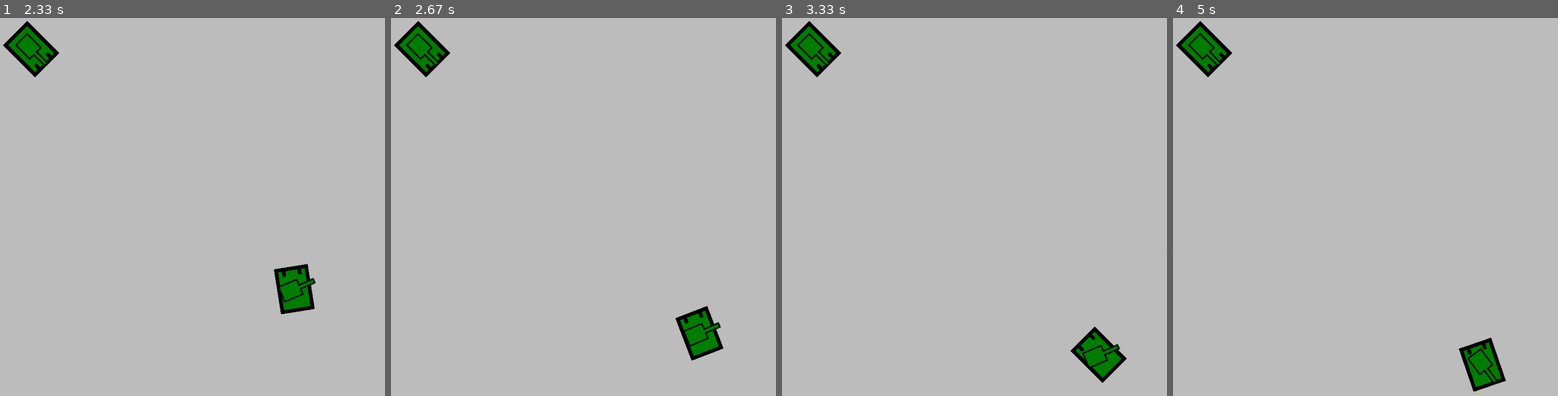
Above: before the commit, frames 1-4 (left to right).
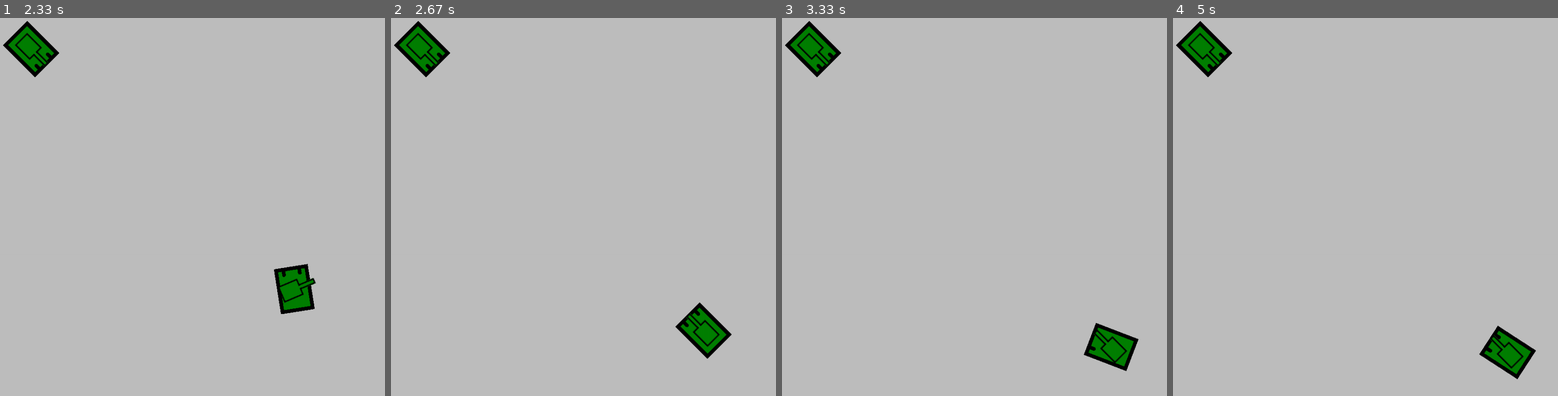
Above: after the commit, the same moments.

Repository: Tek0ver/pygame-sandbox
Game: pygame game, started from tank/tank.py
Two runs of this game, one before a commit and one after it. Both use one fixed random seed, a clock stepped at 60 frames per second and the inputs below.
Inputs:
- Up to frame 1 (2.33 s): tap S at 0.33 s; hold Right 0.67-1.13 s; hold D 0.67-1.13 s; hold Up 1.17-1.47 s; hold Right 1.5-1.97 s; hold D 1.5-1.97 s; hold Left from 2 s (still down)
- Up to frame 2 (2.67 s): release Left at 2.53 s; hold Down from 2.57 s (still down); hold S from 2.57 s (still down)
- Up to frame 3 (3.33 s): release Down at 2.87 s; release S at 2.87 s; hold Left 2.9-3.3 s
- Up to frame 4 (5 s): hold Up 3.33-3.7 s; hold Right 3.73-4.37 s; hold D 3.73-4.37 s; hold Down 4.4-4.77 s; hold S 4.4-4.77 s; hold Left from 4.8 s (still down)

Frame 1 is identical in both runs. In frame 2, 0.8% of the frame differs, in the area x 73-89%, y 75-91%; in frame 3, 1.3%; in frame 4, 1.9%, in the area x 74-95%, y 81-99%.

Commit message:
implement reset game

Diff:
--- a/tank/tank.py
+++ b/tank/tank.py
@@ -250,7 +250,6 @@
 
     def update(self):
 
-        print(self.tick)
         self.tick += 1
 
     def check(self):
@@ -265,26 +264,26 @@
 
     def __init__(self, score_to_win=10):
 
+        # Game parameters
+        self.score_to_win = score_to_win
+
+        # Game fix parameters
+        self.tank_00_spawn = (screen.get_width()*(4/5), screen.get_height()*(4/5))
+        self.tank_01_spawn = (screen.get_width()/5, screen.get_height()/5)
+
+        self.reset_tanks()
+
+    def reset_tanks(self):
+
         # Prepare sprite groups
         self.group_tank = pygame.sprite.Group()
         self.group_turret = pygame.sprite.Group()
         self.group_projectiles = pygame.sprite.Group()
 
-        # Game parameters
-        self.score_to_win = score_to_win
-
-        # Game fix parameters
-        self.tank_00_spawn = (screen.get_width()*(4/5), screen.get_height()*(4/5))
-        self.tank_01_spawn = (screen.get_width()/5, screen.get_height()/5)
-
-        # Prepare tanks with AIs
+        # Prepare tanks
         self.tank_00 = Tank(self.group_turret, self.group_projectiles, self.tank_00_spawn, pygame.math.Vector2(-1,-1))
         self.tank_01 = AiTank(self.group_turret, self.group_projectiles, self.tank_01_spawn, pygame.math.Vector2(1,1), ai=0)
         self.group_tank.add([self.tank_00, self.tank_01])
-
-    def reset_tanks(self):
-        self.tank_00.rect.center = self.tank_00_spawn
-        self.tank_01.rect.center = self.tank_01_spawn
 
     def run(self):
 
